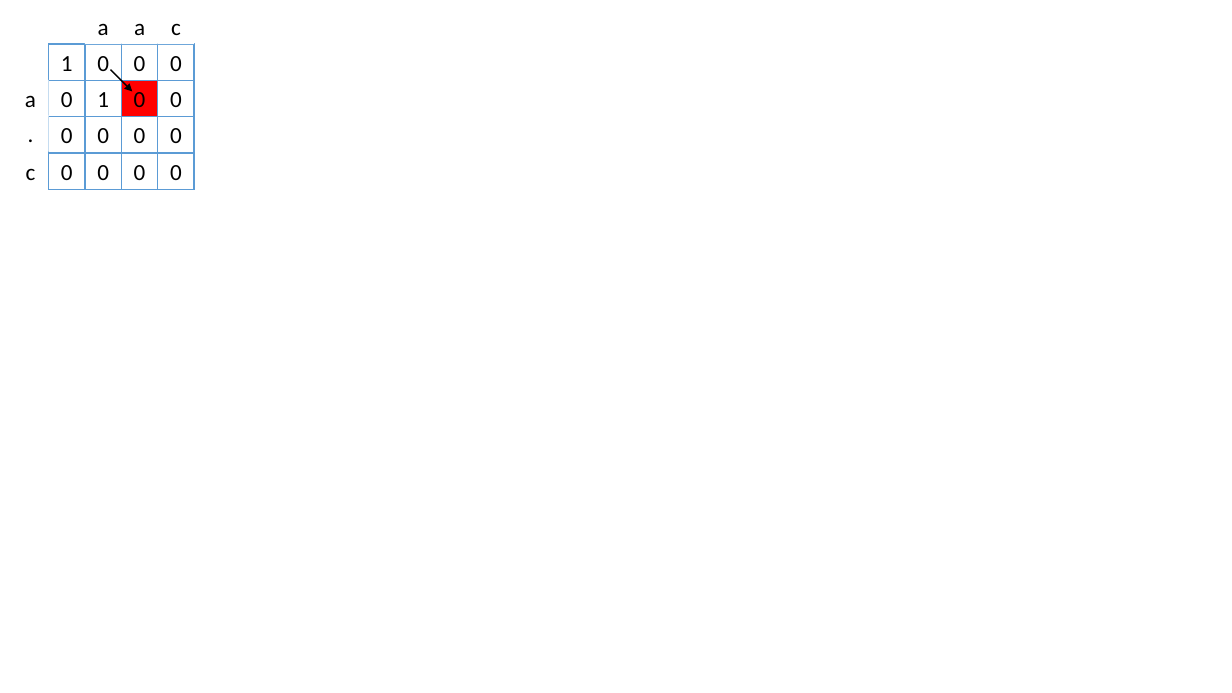
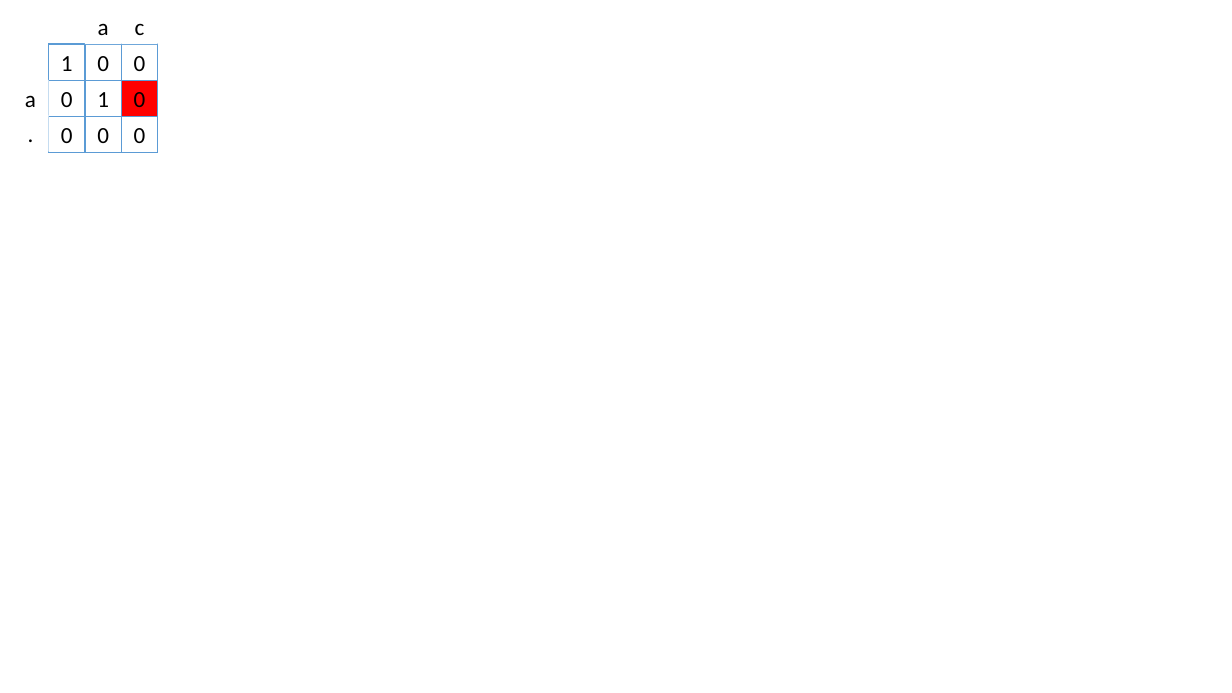
Before and after one commit to heray1990/LeetCodeInC, a slide deck: slide 7 of Resources/010_RegularExpressionMatching_DynamicProgramming.pptx. Drawn at 1232x693 pixels with LibreOffice and Linux fonts; fonts in the diff are those of the drawing. Boxes give left, top, right and bottom in pixels: in the first picture for what was removed or moved away, otherwise in the second. Text is boxed around its words. In the diff, an @@ line names an element or a change of style, - is before the commit and + after.

```diff
--- a/Resources/010_RegularExpressionMatching_DynamicProgramming.pptx
+++ b/Resources/010_RegularExpressionMatching_DynamicProgramming.pptx
@@ text "c": place and size @@
-text "c" at (171, 23, 181, 35)
+text "c" at (135, 23, 145, 35)
@@ text removed at (134, 23, 145, 35) @@
-a
@@ rectangle removed at (158, 44, 194, 80) @@
-0
@@ arrow removed from (111, 69) to (132, 91) @@
@@ rectangle removed at (158, 80, 194, 116) @@
-0
@@ rectangle removed at (158, 116, 194, 152) @@
-0
@@ text removed at (26, 168, 36, 180) @@
-c
@@ rectangle removed at (49, 153, 85, 189) @@
-0
@@ rectangle removed at (85, 153, 121, 189) @@
-0
@@ rectangle removed at (121, 153, 157, 189) @@
-0
@@ rectangle removed at (158, 153, 194, 189) @@
-0
```
Also in this commit, not shown: 4 other slides changed, 5 slides added, 2 other files.
